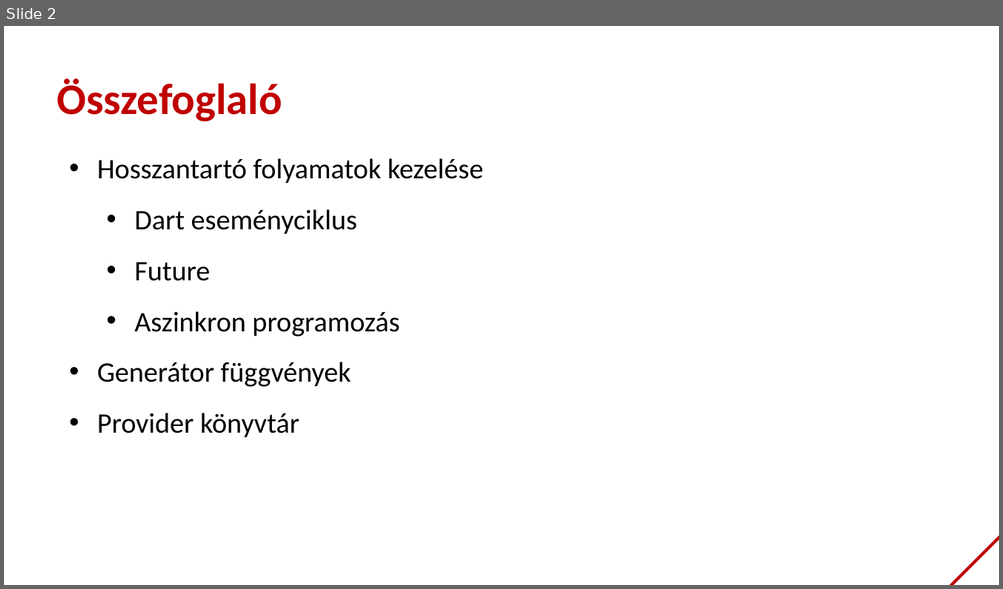
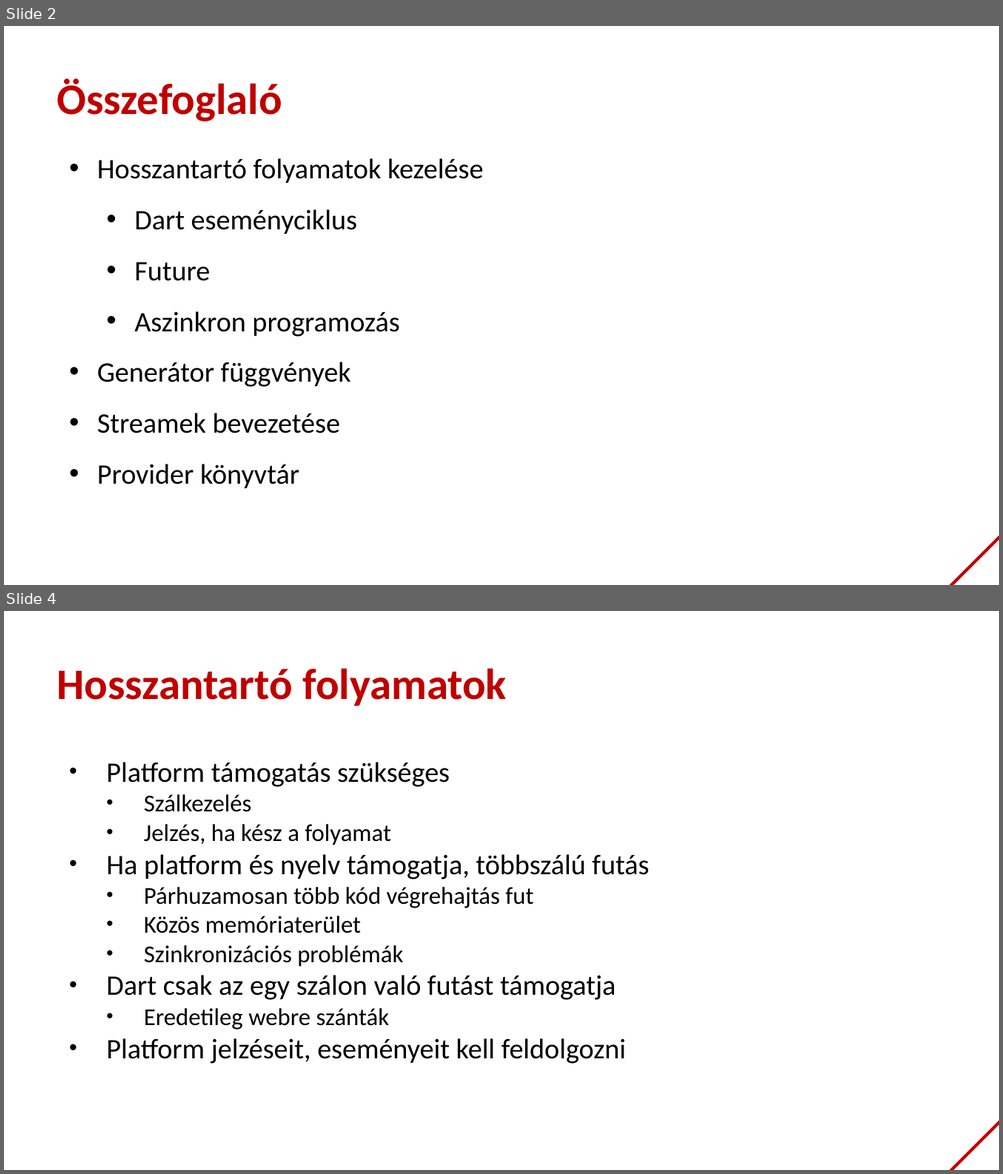
Before and after one commit to bmeaut/VIAUAV45, a slide deck: extras/lecture_05_2021.pptx. Shown one above the other, each under a label of ours: slide 2 before the commit, slides 2 and 4 after it; the slides between them are not shown. The pictures are 1003x589 and 1003x1174 pixels, drawn with LibreOffice and Linux fonts; fonts in the diff are those of the drawing; background and template pictures are left out. Boxes give left, top, right and bottom in pixels: in the first picture for what was removed or moved away, otherwise in the second. Text is boxed around its words. In the diff, an @@ line names an element or a change of style, - is before the commit and + after.

```diff
--- a/extras/lecture_05_2021.pptx
+++ b/extras/lecture_05_2021.pptx
@@ slide 4 added at [4, 611, 999, 1170], background #FFFFFF; not listed: 1 template element that a slide beside it also shows @@
@@ text added at [57, 668, 507, 706], 42 pt, text #C00000, bold @@
+Hosszantartó folyamatok
@@ text added at [106, 762, 649, 1064], 27.3 pt, text #000000 @@
+• Platform támogatás szükséges
+  • Szálkezelés
+  • Jelzés, ha kész a folyamat
+• Ha platform és nyelv támogatja, többszálú futás
+  • Párhuzamosan több kód végrehajtás fut
+  • Közös memóriaterület
+  • Szinkronizációs problémák
+• Dart csak az egy szálon való futást támogatja
+  • Eredetileg webre szánták
+• Platform jelzéseit, eseményeit kell feldolgozni
@@ slide 2 changed as well @@
@@ text at [97, 413, 340, 434]: paragraph added @@
+• Streamek bevezetése
```
Also in this commit, not shown: 6 other slides changed, 30 other slides added, 7 slides removed.
